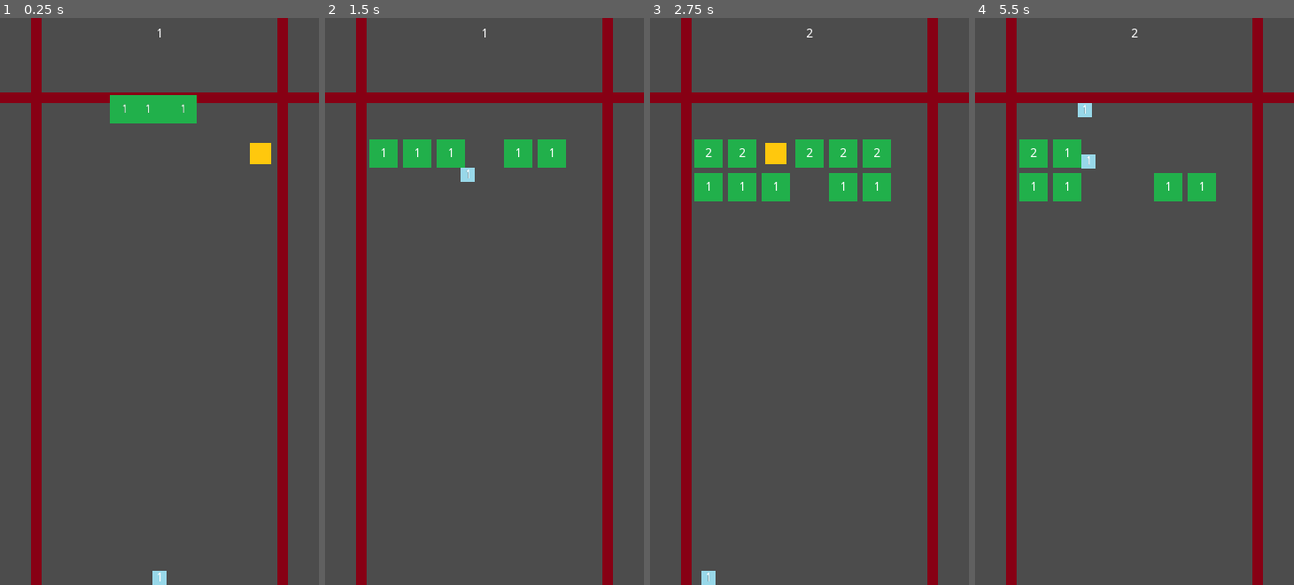
Above: before the commit, frames 1-4 (left to right).
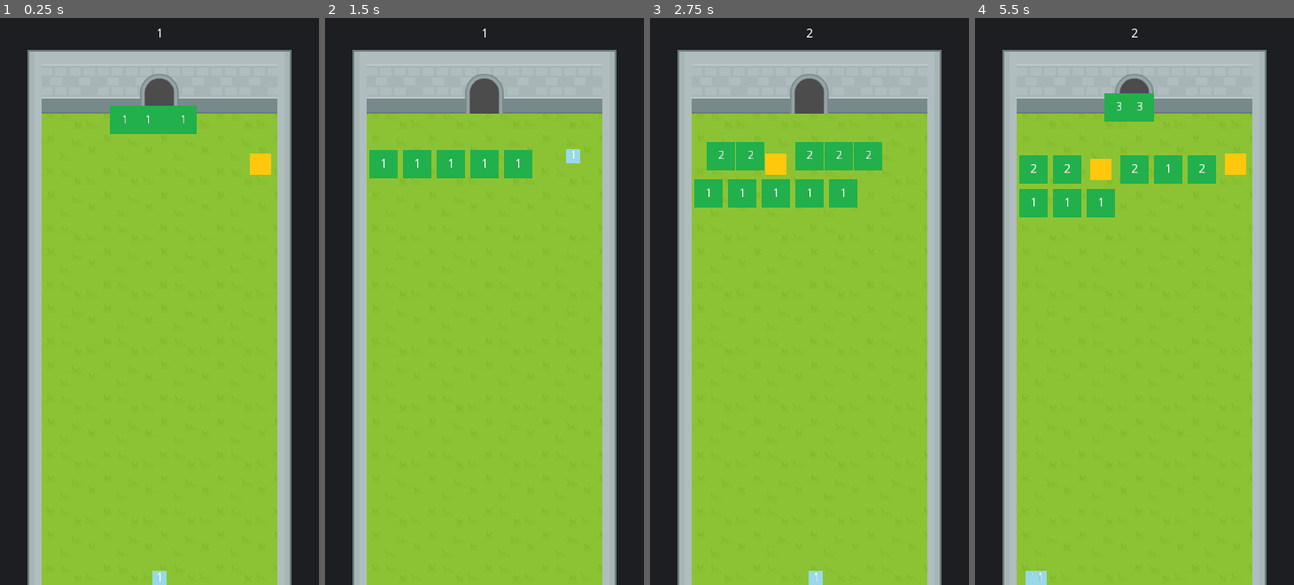
Above: after the commit, the same moments.

Repository: gumballstudios/OneGameAMonth
Game: Godot game, scene res://Test.tscn
Same seed, same stepped clock (60 frames per second), same inputs: the game is played once before the commit and once after it. The project has no main scene, so this scene is started directly.
Inputs (mouse positions are in pixels of both pictures, inside the frame that each line leads up to):
- Up to frame 1 (0.25 s): no input
- Up to frame 2 (1.5 s): move the mouse to (554, 273) at 0.52 s; click (554, 273) at 0.6 s; move the mouse to (420, 329) at 1.27 s; click (420, 329) at 1.35 s
- Up to frame 3 (2.75 s): move the mouse to (841, 176) at 2.02 s; click (841, 176) at 2.1 s
- Up to frame 4 (5.5 s): move the mouse to (1118, 414) at 2.77 s; click (1118, 414) at 2.85 s; move the mouse to (1230, 386) at 3.52 s; click (1230, 386) at 3.6 s; move the mouse to (1038, 216) at 4.27 s; click (1038, 216) at 4.35 s; move the mouse to (1150, 301) at 5.02 s; click (1150, 301) at 5.1 s

The runs differ from the first frame. In frame 1, 99% of the frame differs, in the area x 0-100%, y 0-100%; in frame 2, 99%; in frame 3, 97%; in frame 4, 98%.

Commit message:
Ninja extensions
Added support for different types of ninjas, inheriting from a base
scene.  Updated the wall scene

Diff:
--- /dev/null
+++ b/2018-02/Objects/Castle.tscn
@@ -0,0 +1,59 @@
+[gd_scene load_steps=5 format=2]
+
+[ext_resource path="res://Sprites/grass.png" type="Texture" id=1]
+[ext_resource path="res://Sprites/walls.png" type="Texture" id=2]
+
+[sub_resource type="RectangleShape2D" id=1]
+
+custom_solver_bias = 0.0
+extents = Vector2( 8, 320 )
+
+[sub_resource type="RectangleShape2D" id=2]
+
+custom_solver_bias = 0.0
+extents = Vector2( 180, 16 )
+
+[node name="Castle" type="Node"]
+
+[node name="Grass" type="Sprite" parent="." index="0"]
+
+position = Vector2( 31, 36 )
+texture = ExtResource( 1 )
+centered = false
+region_enabled = true
+region_rect = Rect2( 0, 0, 298, 604 )
+_sections_unfolded = [ "Offset", "Region", "Transform" ]
+
+[node name="Walls" type="Sprite" parent="." index="1"]
+
+texture = ExtResource( 2 )
+centered = false
+_sections_unfolded = [ "Offset" ]
+
+[node name="Collider" type="StaticBody2D" parent="." index="2"]
+
+input_pickable = false
+collision_layer = 1
+collision_mask = 1
+constant_linear_velocity = Vector2( 0, 0 )
+constant_angular_velocity = 0.0
+friction = 1.0
+bounce = 0.0
+
+[node name="ShapeLeft" type="CollisionShape2D" parent="Collider" index="0"]
+
+position = Vector2( 39, 320 )
+shape = SubResource( 1 )
+_sections_unfolded = [ "Transform" ]
+
+[node name="ShapeRight" type="CollisionShape2D" parent="Collider" index="1"]
+
+position = Vector2( 321, 320 )
+shape = SubResource( 1 )
+_sections_unfolded = [ "Transform" ]
+
+[node name="ShapeTop" type="CollisionShape2D" parent="Collider" index="2"]
+
+position = Vector2( 180, 92 )
+shape = SubResource( 2 )
+_sections_unfolded = [ "Transform" ]
--- a/2018-02/Objects/EnemyFormation.tscn
+++ b/2018-02/Objects/EnemyFormation.tscn
@@ -4,7 +4,7 @@
 
 [node name="EnemyFormation" type="Node2D"]
 
-position = Vector2( 66, 153 )
+position = Vector2( 66, 165 )
 script = ExtResource( 1 )
 _sections_unfolded = [ "Transform" ]
 
--- a/2018-02/Objects/Ninja.tscn
+++ b/2018-02/Objects/Ninjas/Ninja.tscn
@@ -1,7 +1,8 @@
-[gd_scene load_steps=4 format=2]
+[gd_scene load_steps=5 format=2]
 
-[ext_resource path="res://Scripts/Ninja.gd" type="Script" id=1]
+[ext_resource path="res://Scripts/Ninjas/Ninja.gd" type="Script" id=1]
 [ext_resource path="res://Sprites/ninja.png" type="Texture" id=2]
+[ext_resource path="res://Sounds/strike.wav" type="AudioStream" id=3]
 
 [sub_resource type="RectangleShape2D" id=1]
 
@@ -18,6 +19,7 @@
 collision/safe_margin = 0.08
 script = ExtResource( 1 )
 _sections_unfolded = [ "Collision" ]
+strength = 1
 
 [node name="Collision" type="CollisionShape2D" parent="." index="0"]
 
@@ -66,4 +68,12 @@
 playback/repeat = false
 playback/speed = 1.0
 
+[node name="CollisionSound" type="AudioStreamPlayer" parent="." index="5"]
+
+stream = ExtResource( 3 )
+volume_db = 0.0
+autoplay = false
+mix_target = 0
+bus = "Master"
+
 [connection signal="timeout" from="AttackTimer" to="." method="_on_attack_timeout"]
--- /dev/null
+++ b/2018-02/Objects/Ninjas/NinjaFactory.tscn
@@ -0,0 +1,16 @@
+[gd_scene load_steps=5 format=2]
+
+[ext_resource path="res://Scripts/Ninjas/NinjaFactory.gd" type="Script" id=1]
+[ext_resource path="res://Objects/Ninjas/Ninja.tscn" type="PackedScene" id=2]
+[ext_resource path="res://Objects/Ninjas/Strong.tscn" type="PackedScene" id=3]
+[ext_resource path="res://Objects/Ninjas/Round.tscn" type="PackedScene" id=4]
+
+[node name="NinjaFactory" type="Node"]
+
+script = ExtResource( 1 )
+
+[node name="Ninja" parent="." index="0" instance=ExtResource( 2 )]
+
+[node name="Strong" parent="." index="1" instance=ExtResource( 3 )]
+
+[node name="Round" parent="." index="2" instance=ExtResource( 4 )]
--- /dev/null
+++ b/2018-02/Objects/Ninjas/Round.tscn
@@ -0,0 +1,24 @@
+[gd_scene load_steps=5 format=2]
+
+[ext_resource path="res://Objects/Ninjas/Ninja.tscn" type="PackedScene" id=1]
+[ext_resource path="res://Sprites/round.png" type="Texture" id=2]
+[ext_resource path="res://Sounds/bounce.wav" type="AudioStream" id=3]
+
+[sub_resource type="CircleShape2D" id=1]
+
+custom_solver_bias = 0.0
+radius = 8.0
+
+[node name="Round" instance=ExtResource( 1 )]
+
+[node name="Collision" parent="." index="0"]
+
+shape = SubResource( 1 )
+
+[node name="Sprite" parent="." index="1"]
+
+texture = ExtResource( 2 )
+
+[node name="CollisionSound" parent="." index="5"]
+
+stream = ExtResource( 3 )
--- /dev/null
+++ b/2018-02/Objects/Ninjas/Strong.tscn
@@ -0,0 +1,17 @@
+[gd_scene load_steps=4 format=2]
+
+[ext_resource path="res://Objects/Ninjas/Ninja.tscn" type="PackedScene" id=1]
+[ext_resource path="res://Sprites/strong.png" type="Texture" id=2]
+[ext_resource path="res://Sounds/smash.wav" type="AudioStream" id=3]
+
+[node name="Strong" instance=ExtResource( 1 )]
+
+strength = 2
+
+[node name="Sprite" parent="." index="1"]
+
+texture = ExtResource( 2 )
+
+[node name="CollisionSound" parent="." index="5"]
+
+stream = ExtResource( 3 )
--- a/2018-02/Scripts/NinjaLauncher.gd
+++ b/2018-02/Scripts/NinjaLauncher.gd
@@ -8,11 +8,13 @@
 var startPosition
 var direction
 var recruitCount = 0
+var factory
 
-var ninjaScene = preload("res://Objects/Ninja.tscn")
+var factoryScene = preload("res://Objects/Ninjas/NinjaFactory.tscn")
 
 
 func _ready():
+	factory = factoryScene.instance()
 	startPosition = $NinjaHideout.position
 	set_process_input(false)
 
@@ -58,7 +60,7 @@
 	if ninjaReturned == $NinjaHideout.get_child_count():
 		if recruitCount > 0:
 			for i in range(recruitCount):
-				var ninjaRecruit = ninjaScene.instance()
+				var ninjaRecruit = factory.GetNinja()
 				ninjaRecruit.connect("returned", self, "_on_ninja_returned")
 				ninjaRecruit.connect("power_up", self, "_on_power_up")
 				ninjaRecruit.position = startPosition
--- a/2018-02/Scripts/Ninja.gd
+++ b/2018-02/Scripts/Ninjas/Ninja.gd
@@ -4,10 +4,10 @@
 signal returned
 signal power_up
 
-const SPEED = 2500
+const SPEED = 1750
 
 var velocity = Vector2()
-var strength = 1
+export(int) var strength = 1
 
 
 func _ready():
@@ -26,6 +26,7 @@
 			return
 		elif collision.collider.is_in_group("Enemy"):
 			collision.collider.Hit(strength)
+			$CollisionSound.play()
 
 		velocity = velocity.bounce(collision.normal)
 		$AttackTimer.start()
--- /dev/null
+++ b/2018-02/Scripts/Ninjas/NinjaFactory.gd
@@ -0,0 +1,9 @@
+extends Node
+
+
+func _ready():
+
+	pass
+
+func GetNinja():
+	return get_child(randi() % get_child_count()).duplicate()
--- a/2018-02/Test.gd
+++ b/2018-02/Test.gd
@@ -1,12 +1,13 @@
 extends Node
 
-var ninjaScene = preload("res://Objects/Ninja.tscn")
+var factoryScene = preload("res://Objects/Ninjas/NinjaFactory.tscn")
 
 
 func _ready():
 	$MoveTimer.connect("timeout", self, "_on_move_timeout")
 
-	$NinjaLauncher.RecruitNinja([ ninjaScene.instance() ])
+	var factory = factoryScene.instance()
+	$NinjaLauncher.RecruitNinja([ factory.GetNinja() ])
 	$NinjaLauncher.set_process_input(true)
 
 	$EnemyFormation.ProcessRound()
--- a/2018-02/Test.tscn
+++ b/2018-02/Test.tscn
@@ -1,7 +1,7 @@
 [gd_scene load_steps=6 format=2]
 
 [ext_resource path="res://Test.gd" type="Script" id=1]
-[ext_resource path="res://Wall.tscn" type="PackedScene" id=2]
+[ext_resource path="res://Objects/Castle.tscn" type="PackedScene" id=2]
 [ext_resource path="res://Objects/EnemyFormation.tscn" type="PackedScene" id=3]
 [ext_resource path="res://Objects/NinjaLauncher.tscn" type="PackedScene" id=4]
 
@@ -14,7 +14,7 @@
 
 script = ExtResource( 1 )
 
-[node name="Wall" parent="." index="0" instance=ExtResource( 2 )]
+[node name="Castle" parent="." index="0" instance=ExtResource( 2 )]
 
 [node name="EnemyFormation" parent="." index="1" instance=ExtResource( 3 )]
 
--- a/2018-02/Wall.tscn
+++ /dev/null
@@ -1,67 +0,0 @@
-[gd_scene load_steps=4 format=2]
-
-[ext_resource path="res://wall.png" type="Texture" id=1]
-
-[sub_resource type="RectangleShape2D" id=1]
-
-custom_solver_bias = 0.0
-extents = Vector2( 180, 6 )
-
-[sub_resource type="RectangleShape2D" id=2]
-
-custom_solver_bias = 0.0
-extents = Vector2( 6, 320 )
-
-[node name="Wall" type="Node2D"]
-
-[node name="Sprite" type="Sprite" parent="." index="0"]
-
-position = Vector2( 35, 0 )
-scale = Vector2( 1, 54 )
-texture = ExtResource( 1 )
-centered = false
-_sections_unfolded = [ "Offset", "Transform" ]
-
-[node name="Sprite2" type="Sprite" parent="." index="1"]
-
-position = Vector2( 313, 0 )
-scale = Vector2( 1, 54 )
-texture = ExtResource( 1 )
-centered = false
-_sections_unfolded = [ "Offset", "Transform" ]
-
-[node name="Sprite3" type="Sprite" parent="." index="2"]
-
-position = Vector2( 0, 84 )
-scale = Vector2( 30, 1 )
-texture = ExtResource( 1 )
-centered = false
-_sections_unfolded = [ "Offset", "Transform" ]
-
-[node name="StaticBody2D" type="StaticBody2D" parent="." index="3"]
-
-input_pickable = false
-collision_layer = 1
-collision_mask = 1
-constant_linear_velocity = Vector2( 0, 0 )
-constant_angular_velocity = 0.0
-friction = 1.0
-bounce = 0.0
-
-[node name="CollisionShape2D" type="CollisionShape2D" parent="StaticBody2D" index="0"]
-
-position = Vector2( 180, 90 )
-shape = SubResource( 1 )
-_sections_unfolded = [ "Transform" ]
-
-[node name="CollisionShape2D2" type="CollisionShape2D" parent="StaticBody2D" index="1"]
-
-position = Vector2( 41, 320 )
-shape = SubResource( 2 )
-_sections_unfolded = [ "Transform" ]
-
-[node name="CollisionShape2D3" type="CollisionShape2D" parent="StaticBody2D" index="2"]
-
-position = Vector2( 319, 320 )
-shape = SubResource( 2 )
-_sections_unfolded = [ "Transform" ]
--- a/2018-02/project.godot
+++ b/2018-02/project.godot
@@ -30,4 +30,5 @@
 
 [rendering]
 
+environment/default_clear_color=Color( 0.117647, 0.121569, 0.137255, 1 )
 environment/default_environment="res://default_env.tres"
Not shown, added: 2018-02/Sounds/bounce.wav.import
Not shown, added: 2018-02/Sounds/smash.wav.import
Not shown, added: 2018-02/Sounds/strike.wav.import
Binary file added: 2018-02/Sprites/grass.png
Not shown, added: 2018-02/Sprites/grass.png.import
Binary file added: 2018-02/Sprites/round.png
Not shown, added: 2018-02/Sprites/round.png.import
Binary file added: 2018-02/Sprites/strong.png
Not shown, added: 2018-02/Sprites/strong.png.import
Binary file added: 2018-02/Sprites/walls.png
Not shown, changed: 2018-02/Sprites/walls.png.import
Binary file removed: 2018-02/wall.png
(and 3 more such lines)
